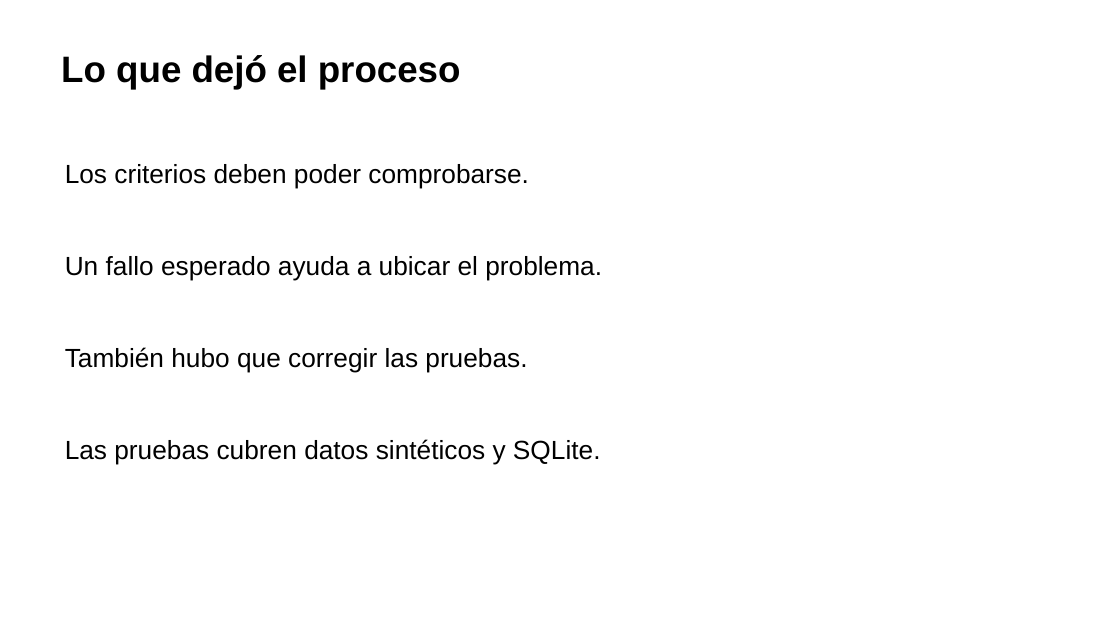
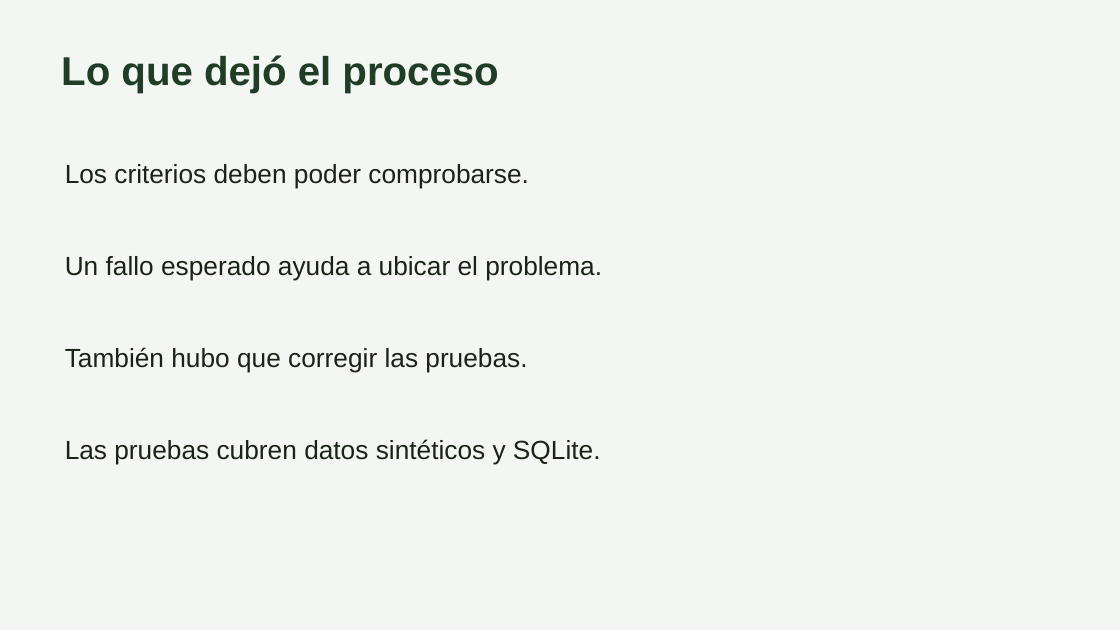
Before and after one commit to carlos-rubio-dev/bovicontrol-pro, a slide deck: slide 15 of docs/integrador/Presentacion.pptx. Drawn at 1120x630 pixels with LibreOffice and Linux fonts; fonts in the diff are those of the drawing. Boxes give left, top, right and bottom in pixels: in the first picture for what was removed or moved away, otherwise in the second. Text is boxed around its words. In the diff, an @@ line names an element or a change of style, - is before the commit and + after.

```diff
--- a/docs/integrador/Presentacion.pptx
+++ b/docs/integrador/Presentacion.pptx
@@ background #FFFFFF to #F4F6F3 @@
@@ text "Lo que dejó el proceso" at bbox=[61, 55, 498, 93]: size 31.5 to 34.5 pt, text colour #000000 to #203D25 @@
@@ text colour #000000 to #1A2318 in 4 elements at bbox=[65, 164, 529, 189], bbox=[65, 256, 602, 281], bbox=[65, 347, 527, 373], bbox=[65, 439, 601, 465] @@
```
Also in this commit, not shown: 16 other slides changed.
